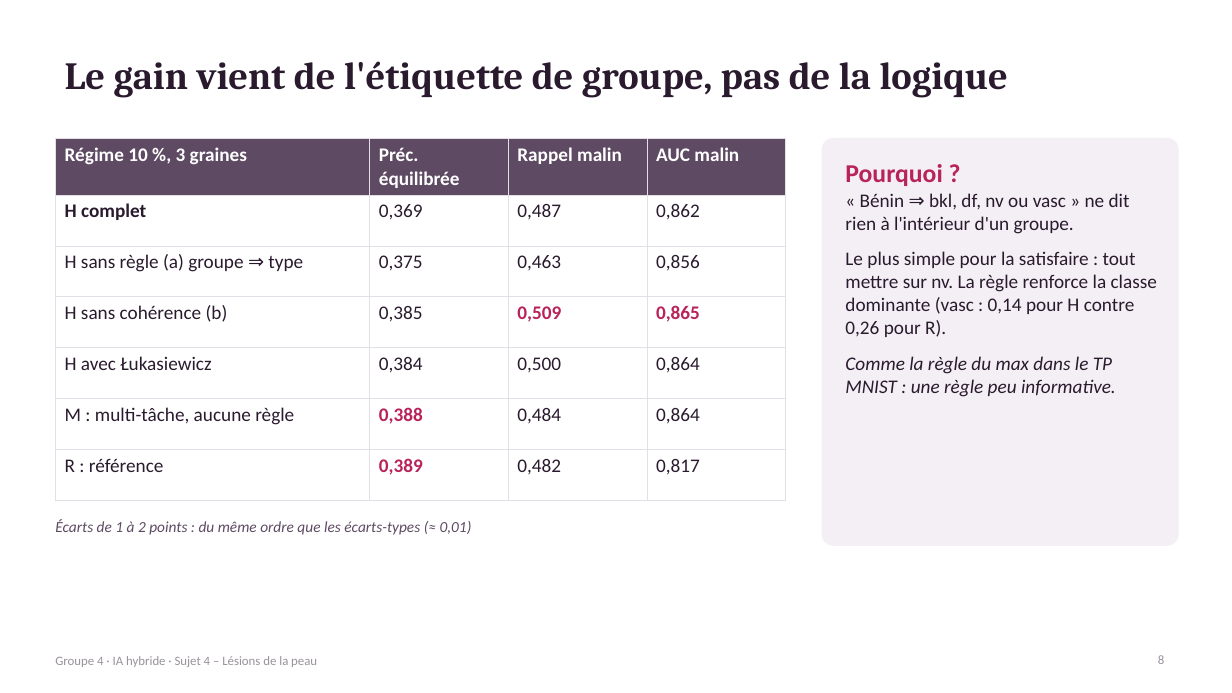
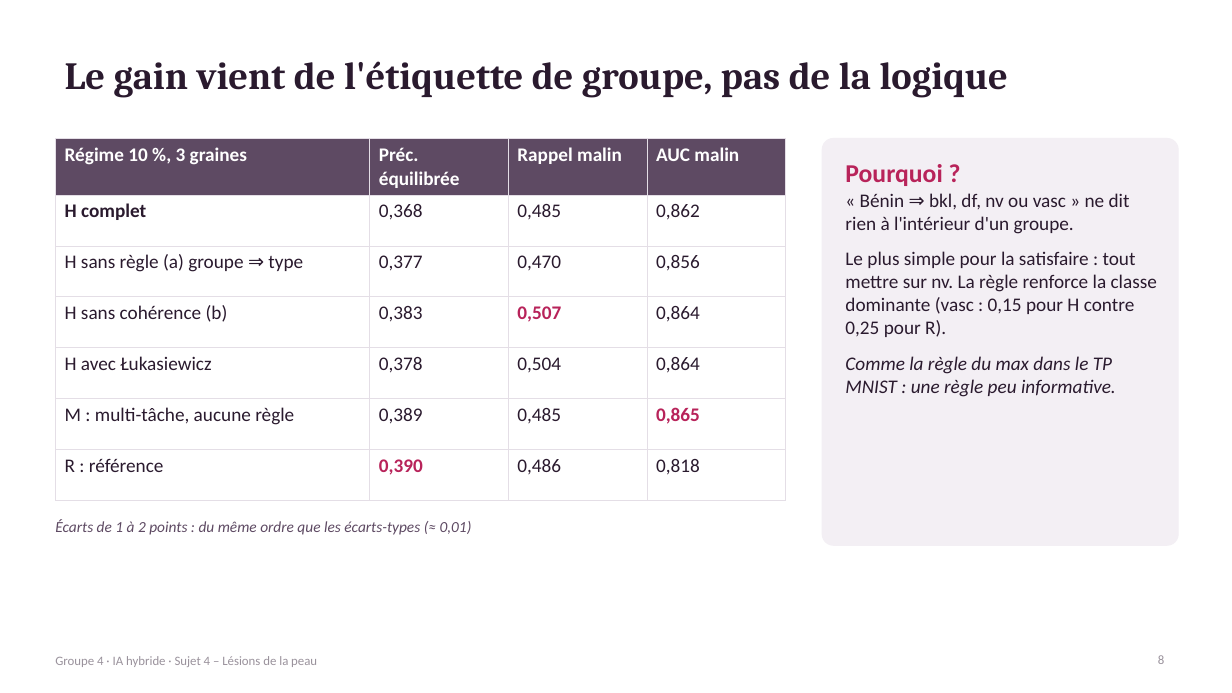
Before and after one commit to AlexisDcn/IA-hybride, a slide deck: slide 8 of S4_soutenance.pptx. Drawn at 1232x693 pixels with LibreOffice and Linux fonts; fonts in the diff are those of the drawing. Boxes give left, top, right and bottom in pixels: in the first picture for what was removed or moved away, otherwise in the second. Text is boxed around its words. In the diff, an @@ line names an element or a change of style, - is before the commit and + after.

```diff
--- a/S4_soutenance.pptx
+++ b/S4_soutenance.pptx
@@ table at [55,139,786,479] @@
-row 2, column 2: 0,369
+row 2, column 2: 0,368
-row 2, column 3: 0,487
+row 2, column 3: 0,485
-row 3, column 2: 0,375
+row 3, column 2: 0,377
-row 3, column 3: 0,463
+row 3, column 3: 0,470
-row 4: H sans cohérence (b) | 0,385 | 0,509 | 0,865
+row 4: H sans cohérence (b) | 0,383 | 0,507 | 0,864
-row 5, column 2: 0,384
+row 5, column 2: 0,378
-row 5, column 3: 0,500
+row 5, column 3: 0,504
-row 6: M : multi-tâche, aucune règle | 0,388 | 0,484 | 0,864
+row 6: M : multi-tâche, aucune règle | 0,389 | 0,485 | 0,865
-row 7: R : référence | 0,389 | 0,482 | 0,817
+row 7: R : référence | 0,390 | 0,486 | 0,818
@@ text at [845,251,1157,337]: text changed @@
-Le plus simple pour la satisfaire : tout mettre sur nv. La règle renforce la classe dominante (vasc : 0,14 pour H contre 0,26 pour R).
+Le plus simple pour la satisfaire : tout mettre sur nv. La règle renforce la classe dominante (vasc : 0,15 pour H contre 0,25 pour R).
```
Also in this commit, not shown: 3 other slides changed, 3 other files.
